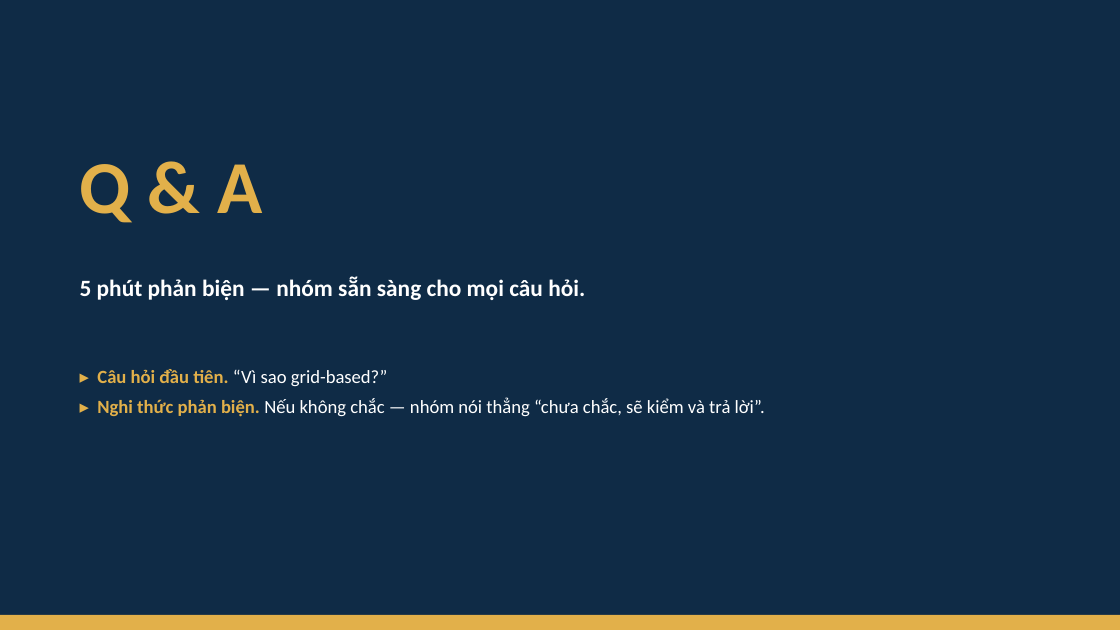
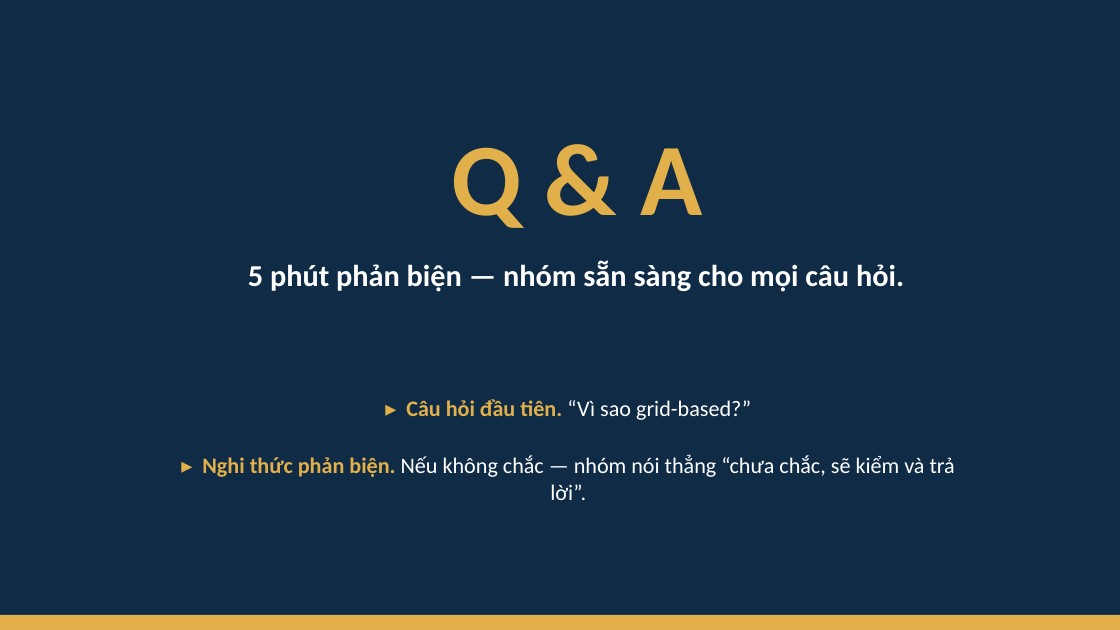
Before and after one commit to JasonTM17/Grid_Based_Sociology, a slide deck: slide 16 of slides/final.pptx. Drawn at 1120x630 pixels with LibreOffice and Linux fonts; fonts in the diff are those of the drawing. Boxes give left, top, right and bottom in pixels: in the first picture for what was removed or moved away, otherwise in the second. Text is boxed around its words. In the diff, an @@ line names an element or a change of style, - is before the commit and + after.

```diff
--- a/slides/final.pptx
+++ b/slides/final.pptx
@@ text "Q & A": place and size @@
-text "Q & A" at (80, 164, 262, 223)
+text "Q & A" at (451, 147, 702, 228)
@@ text "Q & A" at (451, 147, 702, 228): size 64 to 88 pt; alignment left to centre @@
@@ text "5 phút phản biện — ...": place and size @@
-text "5 phút phản biện — ..." at (80, 276, 585, 300)
+text "5 phút phản biện — ..." at (248, 261, 904, 292)
@@ text "5 phút phản biện — ..." at (248, 261, 904, 292): size 20 to 26 pt; alignment left to centre @@
@@ text "▸ Câu hỏi đầu tiên. ...": place and size @@
-text "▸ Câu hỏi đầu tiên. ..." at (97, 369, 765, 417)
+text "▸ Câu hỏi đầu tiên. ..." at (202, 399, 955, 500)
@@ text "▸ Câu hỏi đầu tiên. ..." at (202, 399, 955, 500): size 16 to 19 pt; alignment left to centre; more space between paragraphs @@
```
Also in this commit, not shown: 12 other slides changed, 2 other files.
